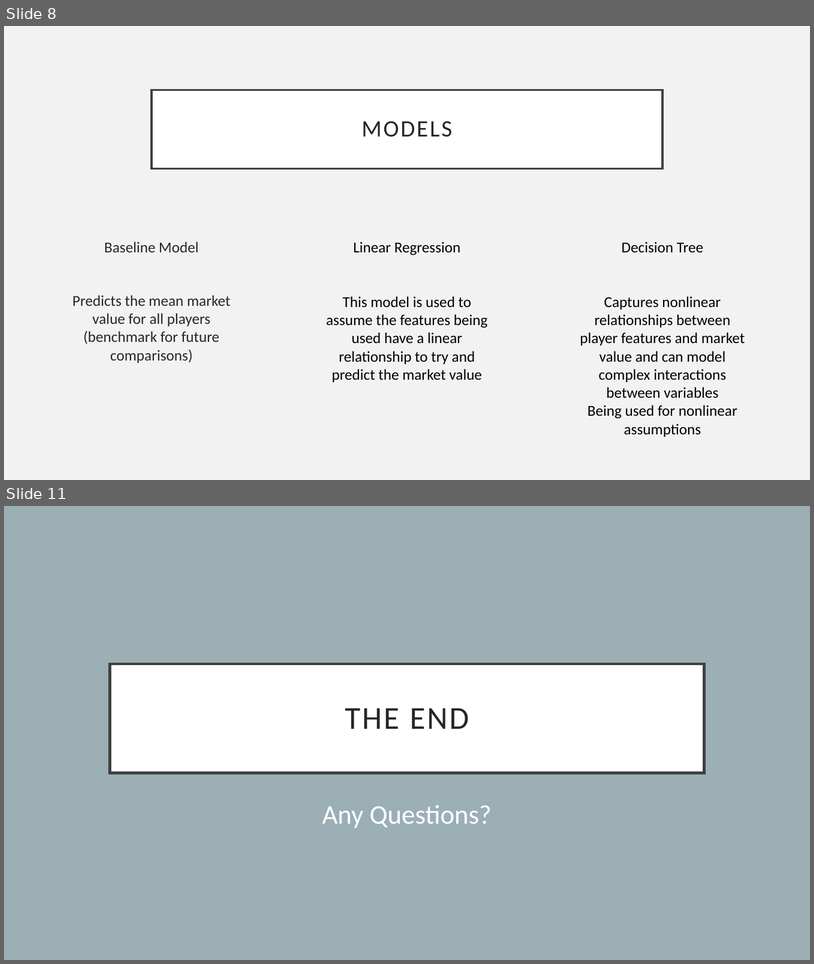
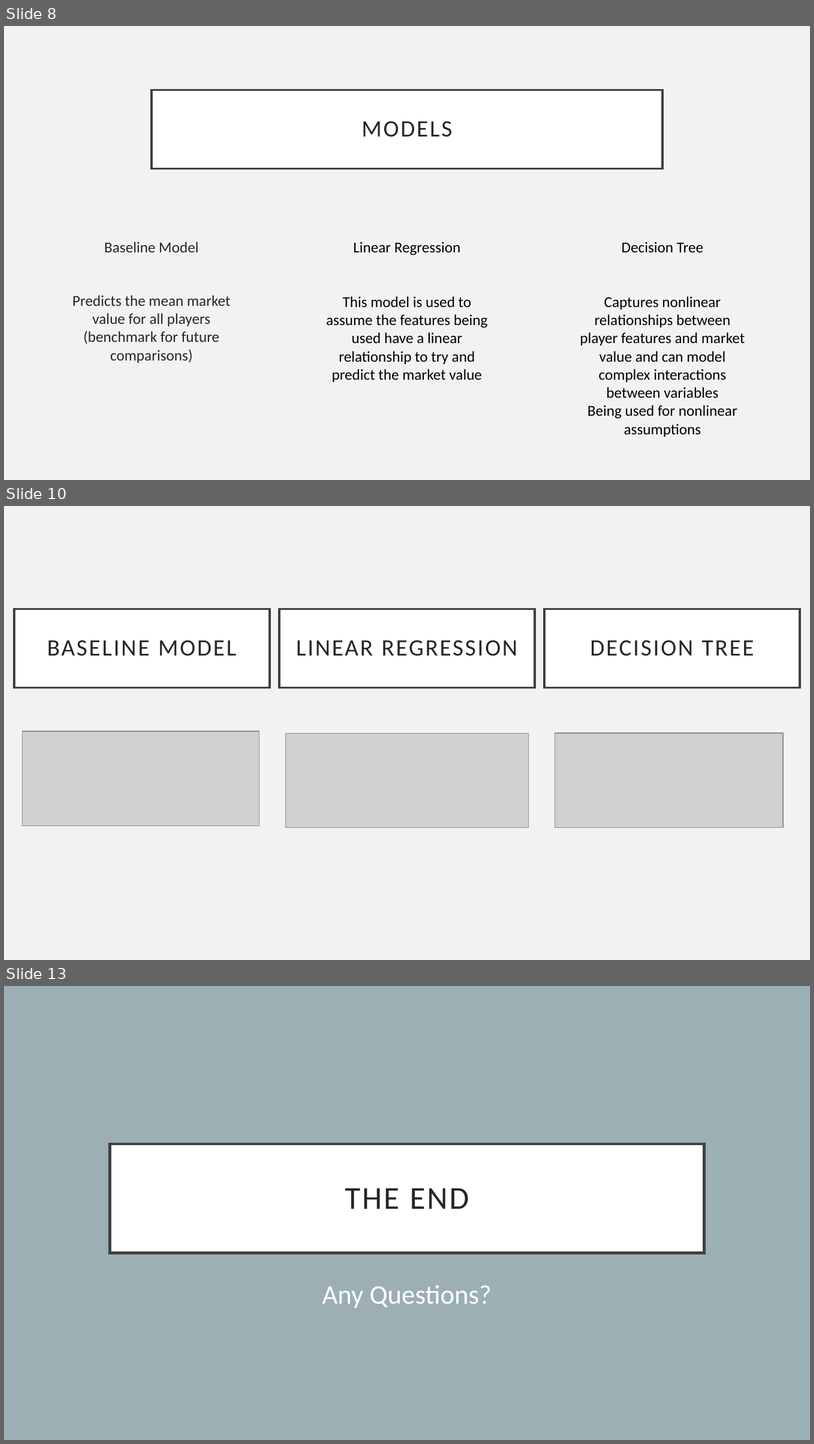
Before and after one commit to uaayub/MarketValuesSoccer, a slide deck: CSC382 Project Presentation.pptx. Shown one above the other, each under a label of ours: slides 8 and 11 before the commit, slides 8, 10 and 13 after it; the slides between them are not shown. The pictures are 814x964 and 814x1444 pixels, drawn with LibreOffice and Linux fonts; fonts in the diff are those of the drawing; grey boxes stand for pictures. Boxes give left, top, right and bottom in pixels: in the first picture for what was removed or moved away, otherwise in the second. Text is boxed around its words. In the diff, an @@ line names an element or a change of style, - is before the commit and + after.

```diff
--- a/CSC382 Project Presentation.pptx
+++ b/CSC382 Project Presentation.pptx
@@ slide 10 added at (4, 506, 810, 960), background #F2F2F2 @@
@@ title added at (14, 609, 270, 687), fill #FFFFFF, outline #404040 2.5 pt, 28 pt, text #262626 @@
+BASELINE MODEL
@@ rectangle added at (279, 609, 535, 687), fill #FFFFFF, outline #404040 2.5 pt, 28 pt, text #262626 @@
+LINEAR REGRESSION
@@ rectangle added at (545, 609, 801, 687), fill #FFFFFF, outline #404040 2.5 pt, 28 pt, text #262626 @@
+DECISION TREE
@@ picture added at (23, 731, 259, 825) @@
@@ picture added at (285, 733, 528, 827) @@
@@ picture added at (556, 733, 784, 827) @@
@@ what was slide 11 is now slide 13 @@
```
Also in this commit, not shown: 2 slides changed, 1 other slide added, 1 other file.
